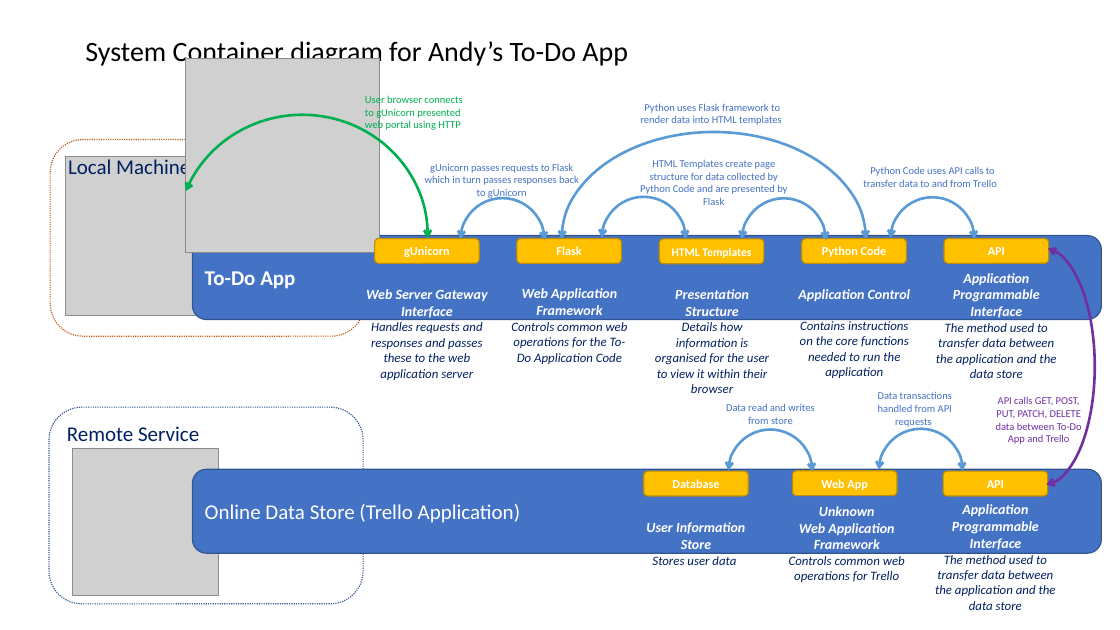
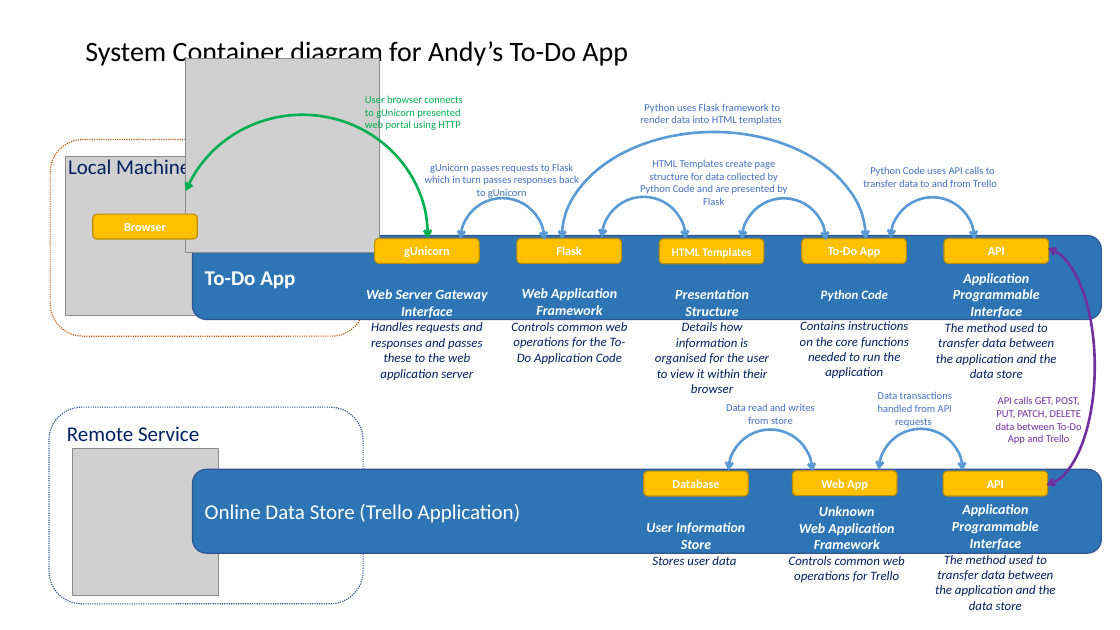
Before and after one commit to wantser/DevOps-Course-Starter, a slide deck: slide 3 of Documentation/UML C4 Drawings.pptx. Drawn at 1120x630 pixels with LibreOffice and Linux fonts; fonts in the diff are those of the drawing; grey boxes stand for pictures. Boxes give left, top, right and bottom in pixels: in the first picture for what was removed or moved away, otherwise in the second. Text is boxed around its words. In the diff, an @@ line names an element or a change of style, - is before the commit and + after.

```diff
--- a/Documentation/UML C4 Drawings.pptx
+++ b/Documentation/UML C4 Drawings.pptx
@@ rounded rectangle added at (x1=92, y1=214, x2=197, y2=239), fill #FFC000, outline #BD8E00 1 pt, 10.5 pt, text #FFFFFF, bold @@
+Browser
@@ rounded rectangle "To-Do App" at (x1=192, y1=235, x2=1102, y2=319): fill #4472C4 to #2E75B6 @@
@@ text in rounded rectangle at (x1=828, y1=247, x2=880, y2=257): text changed @@
-Python Code
+To-Do App
@@ text at (x1=821, y1=290, x2=888, y2=301): text changed; size 12 to 11 pt @@
-Application Control
+Python Code
@@ rounded rectangle "Online Data Store (Trello Application)" at (x1=192, y1=470, x2=1102, y2=554): fill #4472C4 to #2E75B6 @@
```
Also in this commit, not shown: 1 other slide changed, 1 slide added, 1 slide removed.
